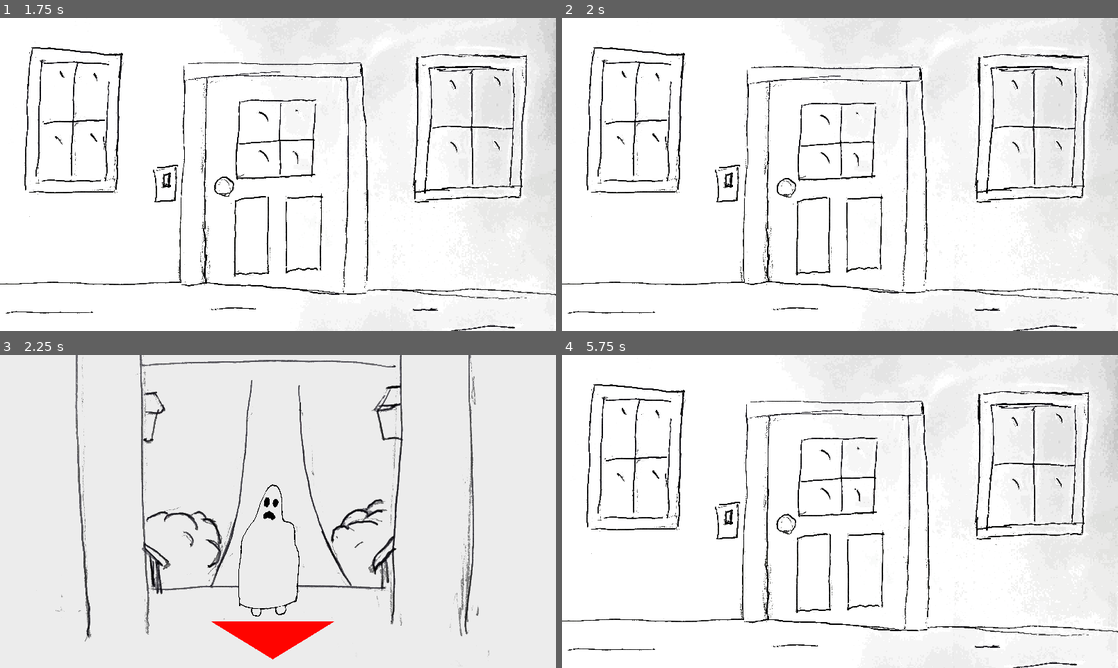
Above: before the commit, frames 1-4 (two rows, left to right).
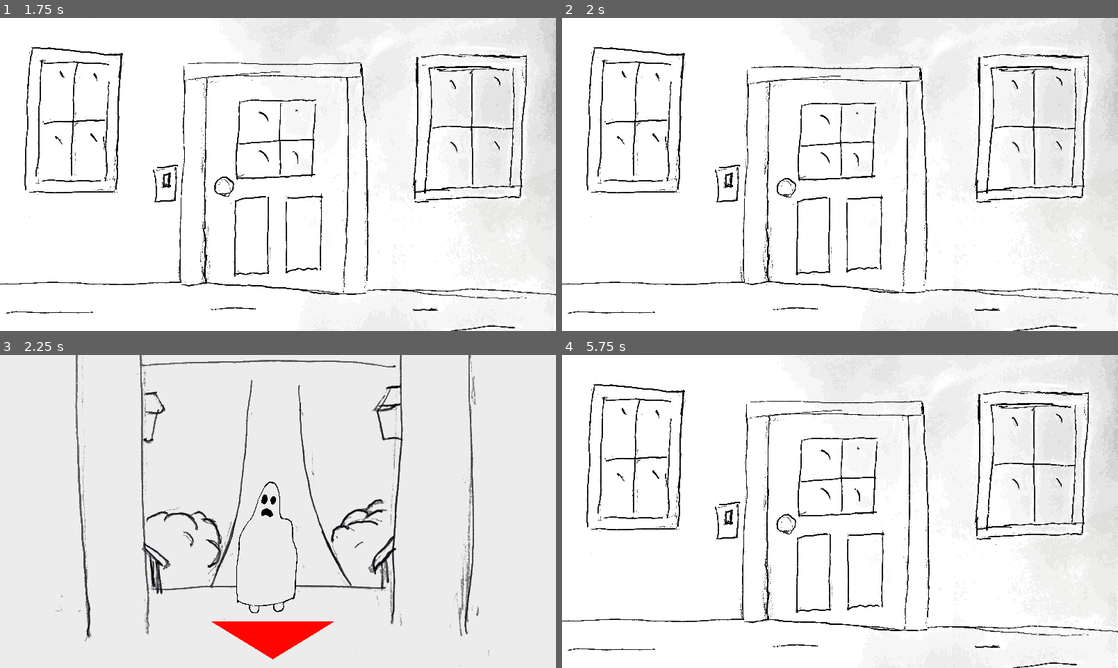
Above: after the commit, the same moments.

Repository: jaakop/TrickOrTrap
Game: Godot game, scene res://scenes/main_scene/main_scene.tscn
Same seed, same stepped clock (60 frames per second), same inputs: the game is played once before the commit and once after it.
Inputs (mouse positions are in pixels of both pictures, inside the frame that each line leads up to):
- Up to frame 1 (1.75 s): click (278, 140) at 0.5 s; click (222, 187) at 1.25 s
- Up to frame 2 (2 s): no input
- Up to frame 3 (2.25 s): click (278, 477) at 2 s
- Up to frame 4 (5.75 s): tap Enter at 2.75 s; click (834, 642) at 3.5 s; click (784, 524) at 4.25 s; click (840, 477) at 5 s

Frames 1-2 are identical in both runs. In frame 3, 0.5% of the frame differs, in the area x 42-54%, y 40-84%; in frame 4, nothing differs.

Commit message:
vampire and jester hat sprites

Diff:
--- a/main_theme.tres
+++ b/main_theme.tres
@@ -1,7 +1,7 @@
 [gd_resource type="Theme" load_steps=6 format=3 uid="uid://d2osqlqw31f8w"]
 
-[ext_resource type="Texture2D" uid="uid://bq471rgfabw36" path="res://assets/ui/buttonLong_blue.png" id="1_lyfy5"]
-[ext_resource type="Texture2D" uid="uid://d0kjn5rlwpxdb" path="res://assets/ui/buttonLong_blue_pressed.png" id="2_83ogl"]
+[ext_resource type="Texture2D" uid="uid://bq471rgfabw36" path="res://assets/kenney-ui/buttonLong_blue.png" id="1_lyfy5"]
+[ext_resource type="Texture2D" uid="uid://d0kjn5rlwpxdb" path="res://assets/kenney-ui/buttonLong_blue_pressed.png" id="2_83ogl"]
 
 [sub_resource type="StyleBoxTexture" id="StyleBoxTexture_p7neu"]
 texture = ExtResource("1_lyfy5")
--- a/scenes/character/character_view.tscn
+++ b/scenes/character/character_view.tscn
@@ -33,7 +33,7 @@
 expand_mode = 1
 
 [node name="Character" type="Node2D" parent="."]
-position = Vector2(923, 680)
+position = Vector2(920, 713)
 
 [node name="Body" type="Sprite2D" parent="Character"]
 position = Vector2(1, 14)
@@ -41,7 +41,7 @@
 texture = ExtResource("3_2r6p1")
 
 [node name="Head" type="Sprite2D" parent="Character"]
-position = Vector2(0.5, 78)
+position = Vector2(5, -219)
 scale = Vector2(0.1385, 0.204101)
 texture = ExtResource("2_y3qv1")
 
--- a/scenes/main_scene/main_scene.tscn
+++ b/scenes/main_scene/main_scene.tscn
@@ -8,11 +8,11 @@
 [ext_resource type="Texture2D" uid="uid://cc4ctp52i5761" path="res://assets/sprites/doorWindowBW.png" id="5_t08bh"]
 [ext_resource type="Texture2D" uid="uid://ctjax71rbwbfp" path="res://assets/sprites/lightSwitchBW.png" id="6_1sb07"]
 [ext_resource type="Texture2D" uid="uid://10v8r01qpi8m" path="res://shadow.png" id="6_ppvin"]
-[ext_resource type="Texture2D" uid="uid://d00ciprv1dont" path="res://assets/ui/buttonRound_blue.png" id="7_6tgl0"]
-[ext_resource type="Texture2D" uid="uid://csi5ksowwt6t7" path="res://assets/ui/buttonRound_beige.png" id="7_vp1an"]
+[ext_resource type="Texture2D" uid="uid://d00ciprv1dont" path="res://assets/kenney-ui/buttonRound_blue.png" id="7_6tgl0"]
+[ext_resource type="Texture2D" uid="uid://csi5ksowwt6t7" path="res://assets/kenney-ui/buttonRound_beige.png" id="7_vp1an"]
 [ext_resource type="Script" path="res://scenes/main_scene/DayTimer.gd" id="9_bukiq"]
-[ext_resource type="Texture2D" uid="uid://b6tpniwpqrx6j" path="res://assets/ui/panelInset_blue.png" id="10_svlxc"]
-[ext_resource type="Texture2D" uid="uid://dxkg7aphgiaj5" path="res://assets/ui/cursorSword_silver.png" id="11_abiep"]
+[ext_resource type="Texture2D" uid="uid://b6tpniwpqrx6j" path="res://assets/kenney-ui/panelInset_blue.png" id="10_svlxc"]
+[ext_resource type="Texture2D" uid="uid://dxkg7aphgiaj5" path="res://assets/kenney-ui/cursorSword_silver.png" id="11_abiep"]
 
 [node name="MainScene" type="Control" node_paths=PackedStringArray("shadow")]
 layout_mode = 3
Binary file changed: assets/characters/ghost/ghostBody.png
Binary file changed: assets/characters/ghost/ghostBodyBad.png
Binary file changed: assets/characters/ghost/ghostHead.png
Binary file changed: assets/characters/ghost/ghostHeadBad.png
Binary file added: assets/characters/vampyr/Body evil.png
Not shown, added: assets/characters/vampyr/Body evil.png.import
Binary file added: assets/characters/vampyr/Head evil.png
Not shown, added: assets/characters/vampyr/Head evil.png.import
Binary file added: assets/characters/vampyr/body.png
Not shown, added: assets/characters/vampyr/body.png.import
Binary file added: assets/characters/vampyr/head.png
Not shown, added: assets/characters/vampyr/head.png.import
(and 263 more such lines)
